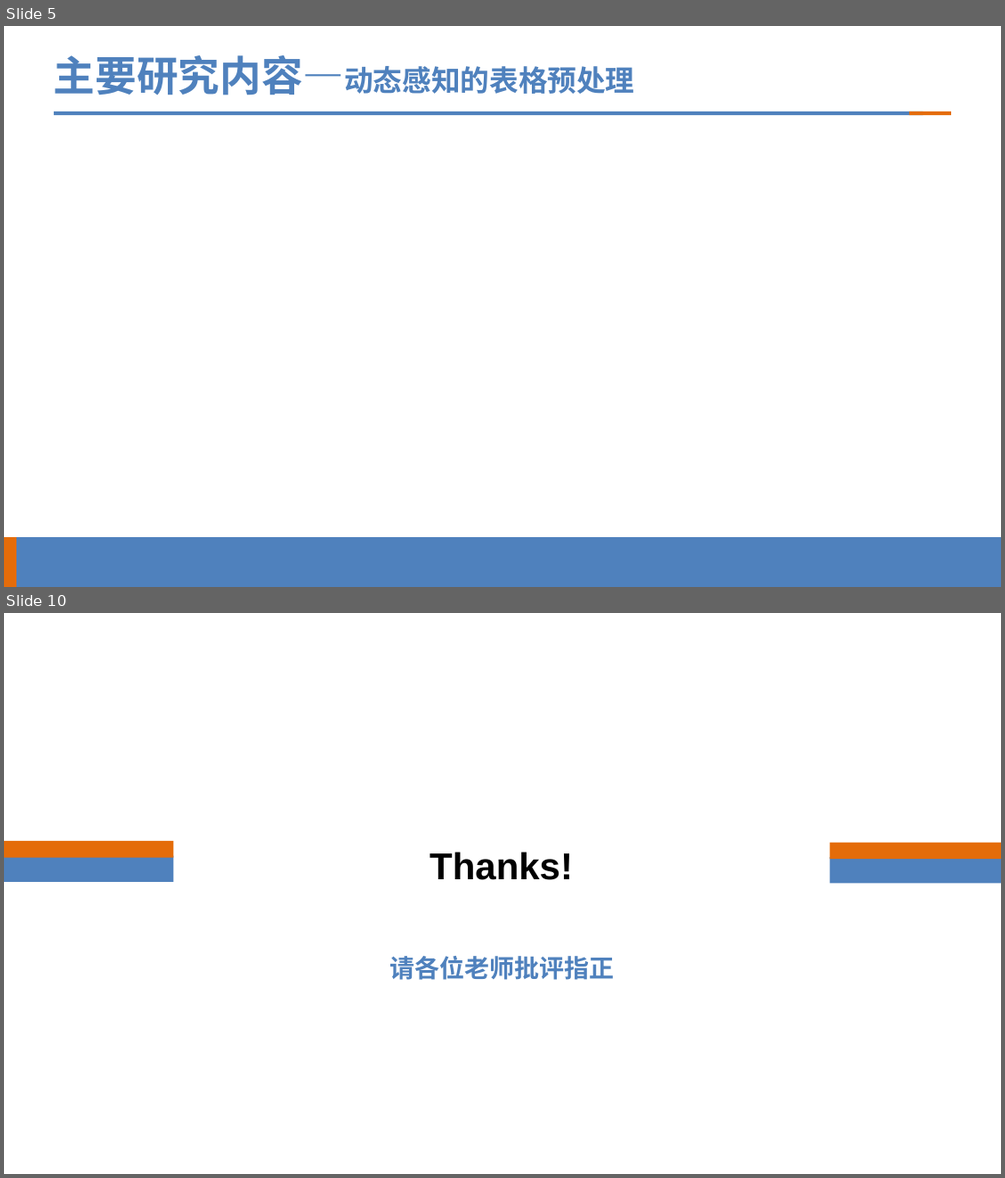
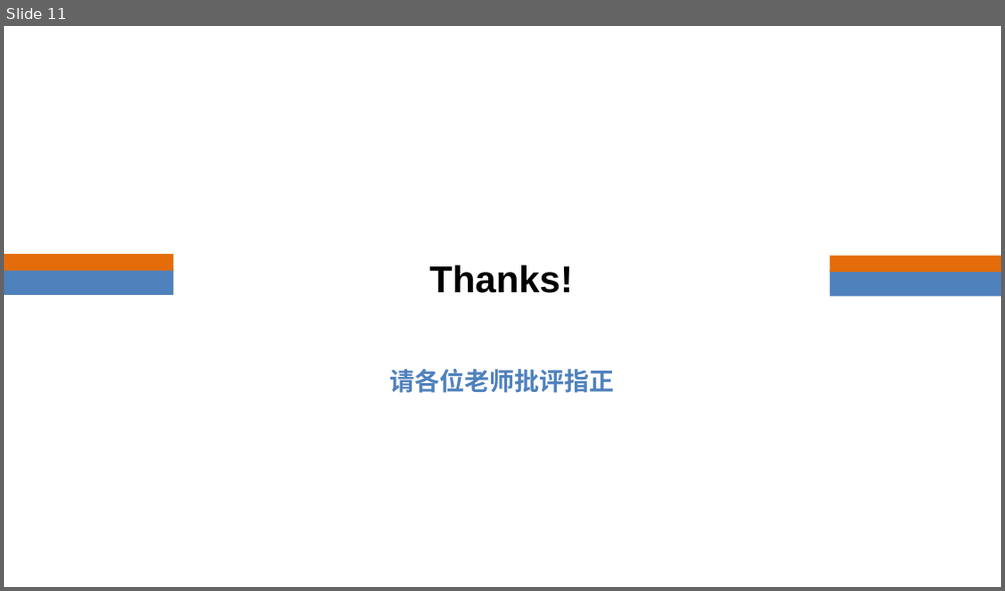
Before and after one commit to Qinhao06/hithesis, a slide deck: 覃浩-24S151153中期.pptx. Shown one above the other, each under a label of ours: slides 5 and 10 before the commit, slide 11 after it; the slides between them are not shown. The pictures are 1005x1178 and 1005x591 pixels, drawn with LibreOffice and Linux fonts; fonts in the diff are those of the drawing; background and template pictures are left out. Boxes give left, top, right and bottom in pixels: in the first picture for what was removed or moved away, otherwise in the second. Text is boxed around its words. In the diff, an @@ line names an element or a change of style, - is before the commit and + after.

Commit message:
docs: 更新两份汇报PPT文件
替换了调研-24S151153和格式说明的PPT文件内容

```diff
--- a/覃浩-24S151153中期.pptx
+++ b/覃浩-24S151153中期.pptx
@@ slide 5 removed at bbox=[4, 26, 1001, 587], background #FFFFFF @@
@@ title removed at bbox=[54, 55, 634, 95] @@
-主要研究内容—动态感知的表格预处理
@@ rectangle removed at bbox=[54, 111, 923, 115] @@
@@ rectangle removed at bbox=[909, 111, 952, 115] @@
@@ rectangle removed at bbox=[4, 537, 1001, 587] @@
@@ rectangle removed at bbox=[4, 537, 16, 587] @@
@@ what was slide 10 is now slide 11 @@
```
Also in this commit, not shown: 3 slides changed, 4 slides added, 2 other slides removed, 1 other file.
